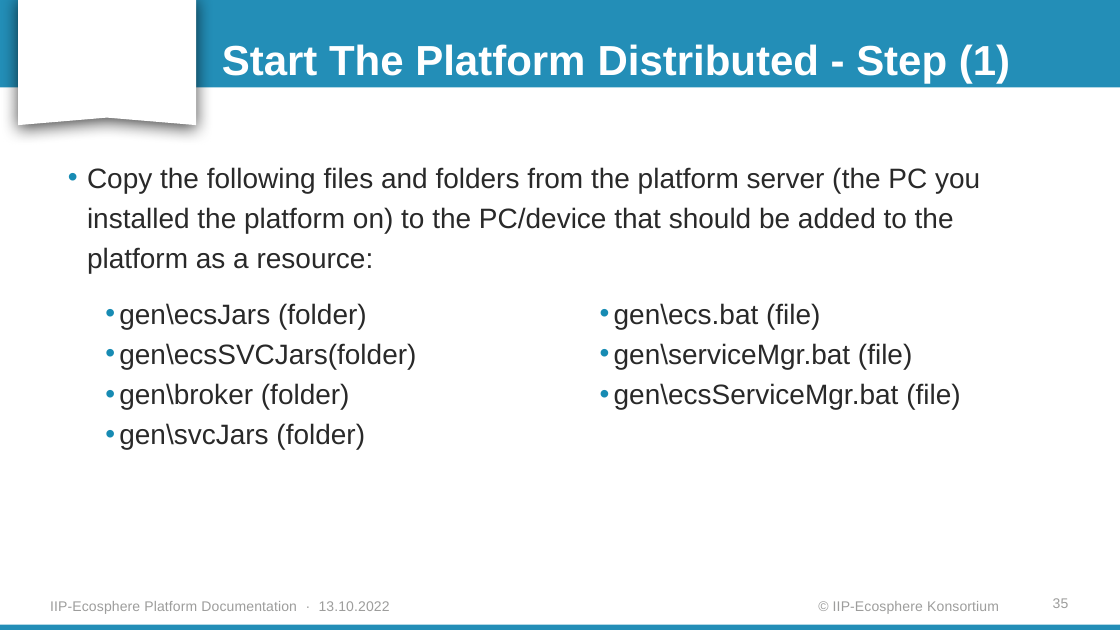
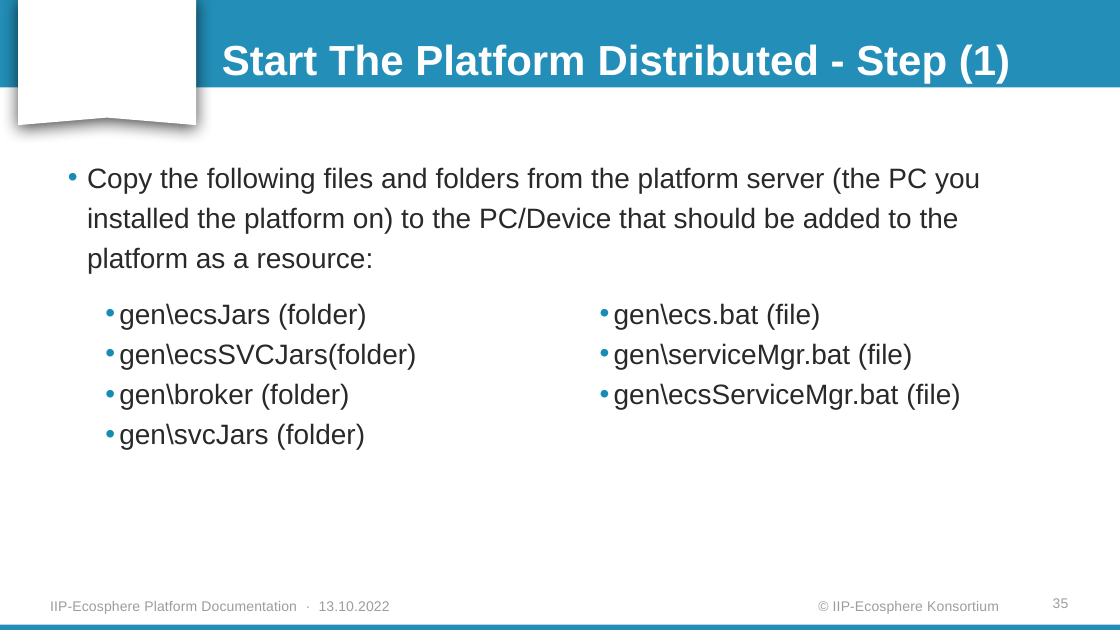
Before and after one commit to iip-ecosphere/platform, a slide deck: slide 35 of platform/documentation/Platform_Installation_Guide_for_Linux.pptx. Drawn at 1120x630 pixels with LibreOffice and Linux fonts; fonts in the diff are those of the drawing; background and template pictures are left out. Boxes give left, top, right and bottom in pixels: in the first picture for what was removed or moved away, otherwise in the second. Text is boxed around its words. In the diff, an @@ line names an element or a change of style, - is before the commit and + after.

```diff
--- a/platform/documentation/Platform_Installation_Guide_for_Linux.pptx
+++ b/platform/documentation/Platform_Installation_Guide_for_Linux.pptx
@@ text at bbox=[87, 167, 980, 273]: text changed @@
-• Copy the following files and folders from the platform server (the PC you installed the platform on) to the PC/device that should be added to the platform as a resource:
+• Copy the following files and folders from the platform server (the PC you installed the platform on) to the PC/Device that should be added to the platform as a resource:
```
Also in this commit, not shown: 3 other slides changed, 3 other files.
